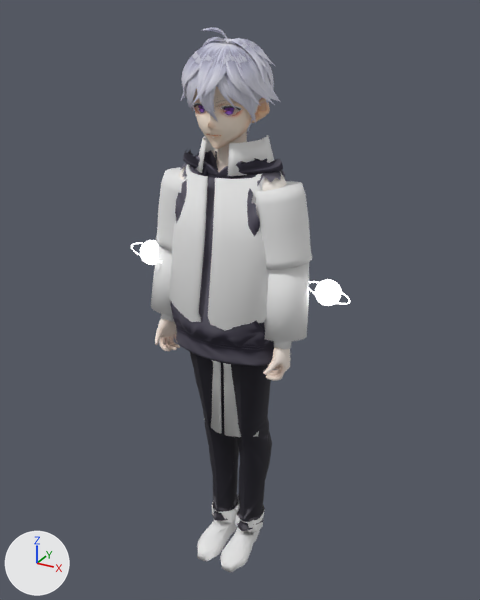
The FBX model Assets/_Game/Resources/Art/Characters/h_haneul/h_haneul.fbx: old version first, new version second.
The view is the same before and after, from a 50 mm lens placed at (1.0, -1.766, 1.943), pointed at (0.01, 0.033, 1.043). The axes (+X, +Y, +Z) are drawn at lower left. The lights are the same throughout. The picture after the commit comes second. Vertices at exactly the same position are counted once.

Names of what the first picture shows: 'Body'.
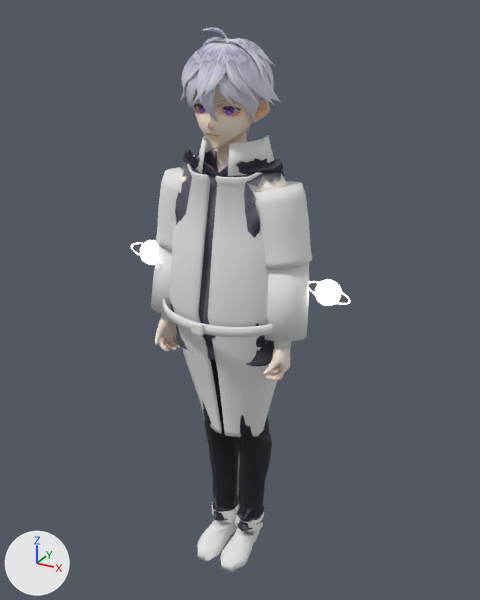
Edits to the bpy script that builds the scene:
```text
Change me_body:
    used by ob_body; location = (0.0, 0.0, 0.0)
    remove me_body.from_pydata(...)  # 15126 vertices, 25582 faces; spans x -0.35..0.39, y -0.19..0.21, z 0.02..1.89
    add me_body.from_pydata(...)  # 15586 vertices, 26039 faces; spans x -0.35..0.39, y -0.22..0.22, z 0.02..1.89
    me_body part 1: a new loose piece of 56 vertices spanning x -0.02..0.02, y -0.22..-0.21, z 1.02..1.06, in mat_m_toon (white #e7e7e7)
    me_body part 2: 21 vertices moved from x -0.23..0.23, y -0.08..0.07, z 0.56..1.05 to x -0.23..0.23, y -0.11..0.11, z 0.56..1.05; 114 vertices removed from x -0.21..0.21, y -0.08..0.08, z 0.56..1.08; 428 vertices added at x -0.24..0.24, y -0.22..0.22, z 0.56..1.07
    me_body part 3: 10 vertices moved within x -0.13..0.13, y -0.04..0.15, z 1.49..1.73; 19 vertices removed from x -0.13..0.13, y -0.12..0.14, z 1.49..1.51; 109 vertices added at x -0.13..0.14, y -0.12..0.16, z 1.47..1.52
```

Pixel boxes [x1, y1, x2, y2] of what changed, in the pictures (480 x 600 px):
part 1 of me_body, added
    after: [191, 323, 204, 336]
part 2 of me_body, built on
    before: [172, 303, 267, 437]
    after: [163, 299, 277, 437]
part 3 of me_body, cut back
    before: [187, 165, 264, 244]
    after: [174, 155, 265, 244]
